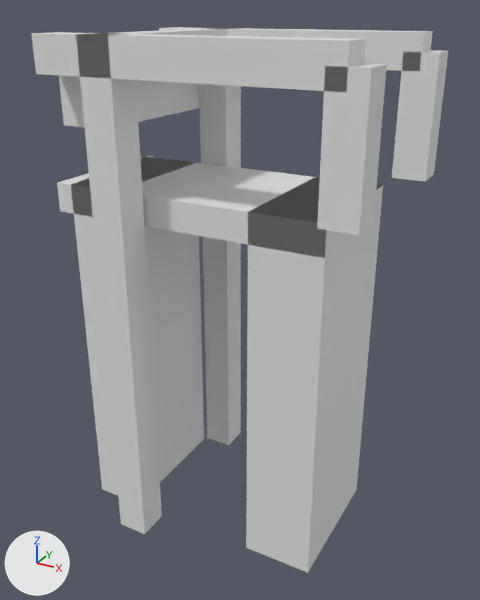
An edit to the glTF model models/haringhuizen/haringhuizen-brug-ef392d79/haringhuizen-brug-ef392d79.glb, drawn before and after from the same camera.
Rendered twice from a 50 mm camera at (9.06, -15.3, 4.57) aimed at (0.64, 0.01, -3.08). The lights are fixed; the arrows at lower left show +X, +Y and +Z. The picture after the commit comes second.

In view in the first picture: 'building:balans', 'building:balans 2', 'building:contragewicht', 'building:hamei', 'building:hamei 2', 'building:hangstang', 'building:hangstang 2', 'building:portaal', 'road:dek', 'road:landhoofd (aangenomen)', 'road:landhoofd (aangenomen) 2'.
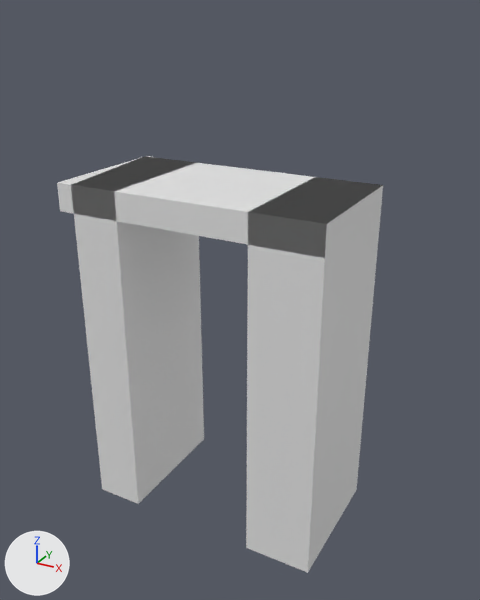
Location of each change, (x1, y1, x2, y2) in pixels of the pictures (480 x 600 px):
'building:hamei 2', deleted
    before: (77, 34, 162, 534)
'building:balans 2', deleted
    before: (31, 32, 366, 92)
'building:hamei', deleted
    before: (199, 28, 241, 445)
'building:hangstang 2', deleted
    before: (317, 64, 387, 235)
'building:hangstang', deleted
    before: (392, 50, 448, 182)
'building:balans', deleted
    before: (159, 27, 433, 71)
'building:contragewicht', deleted
    before: (59, 75, 200, 128)
'building:portaal', deleted
    before: (95, 28, 225, 36)

The edits, one by one:
Object 'building:hamei' (ob_building_hamei) is deleted.
Object 'building:hamei 2' (ob_building_hamei_2) is deleted.
Object 'building:portaal' (ob_building_portaal) is deleted.
Object 'building:balans' (ob_building_balans) is deleted.
Object 'building:hangstang' (ob_building_hangstang) is deleted.
Object 'building:balans 2' (ob_building_balans_2) is deleted.
Object 'building:hangstang 2' (ob_building_hangstang_2) is deleted.
Object 'building:contragewicht' (ob_building_contragewicht) is deleted.
